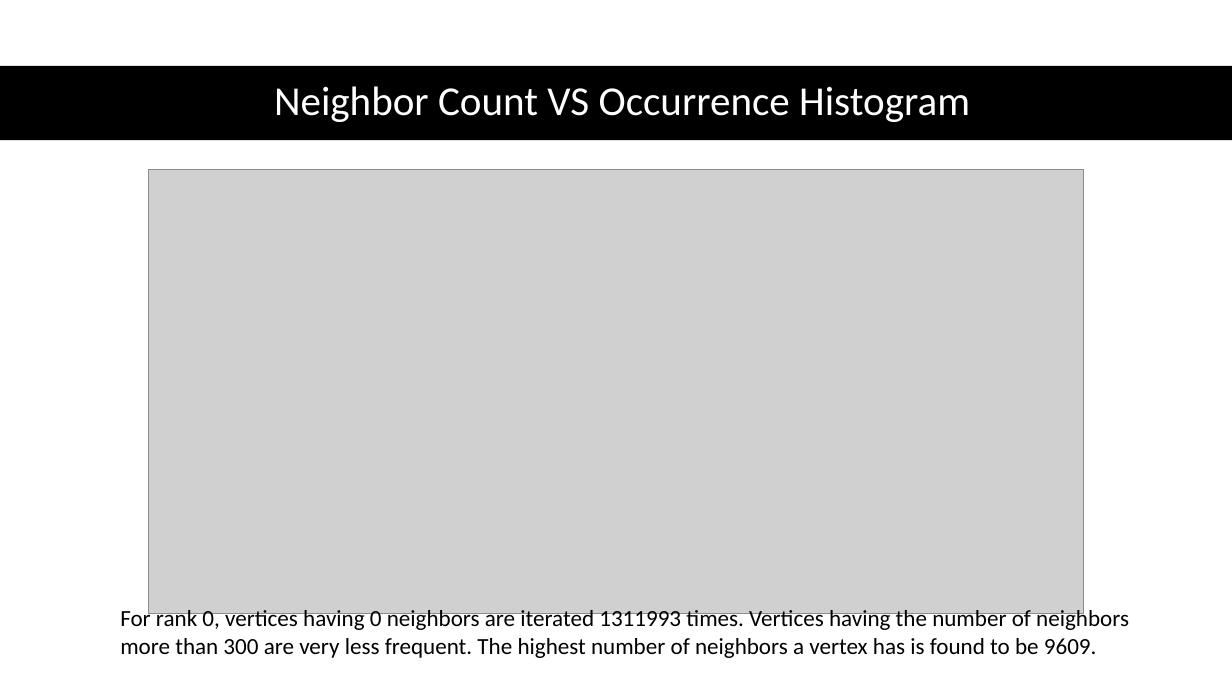
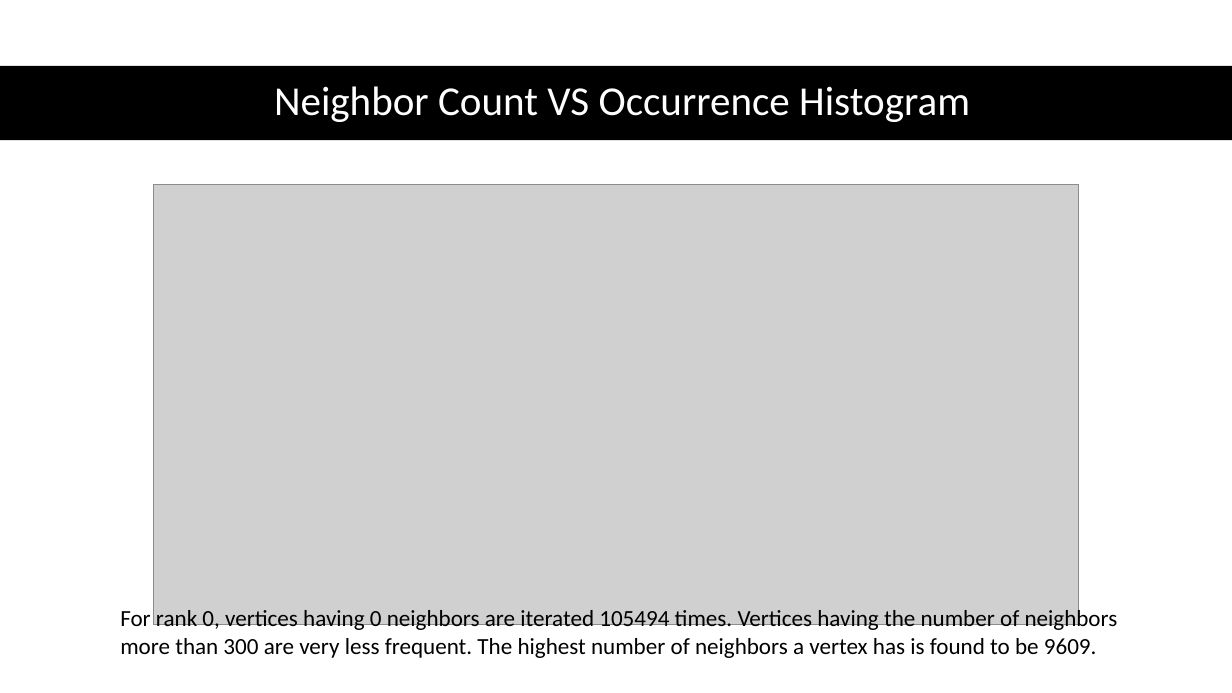
Before and after one commit to jshalf/P38-IUSG-Graphs, a slide deck: slide 5 of Faysal/Weekly_Meeting_210425.pptx. Drawn at 1232x693 pixels with LibreOffice and Linux fonts; fonts in the diff are those of the drawing; grey boxes stand for pictures. Boxes give left, top, right and bottom in pixels: in the first picture for what was removed or moved away, otherwise in the second. Text is boxed around its words. In the diff, an @@ line names an element or a change of style, - is before the commit and + after.

Commit message:
Correcting the histogram plots of the presenation slides of April 25 and April 30. Uploading the slides of the meeting on May 07

```diff
--- a/Faysal/Weekly_Meeting_210425.pptx
+++ b/Faysal/Weekly_Meeting_210425.pptx
@@ picture: place and size @@
-picture at <box>149,169,1084,614</box>
+picture at <box>153,185,1080,625</box>
@@ text at <box>120,607,1118,658</box>: text changed @@
-For rank 0, vertices having 0 neighbors are iterated 1311993 times. Vertices having the number of neighbors more than 300 are very less frequent. The highest number of neighbors a vertex has is found to be 9609.
+For rank 0, vertices having 0 neighbors are iterated 105494 times. Vertices having the number of neighbors more than 300 are very less frequent. The highest number of neighbors a vertex has is found to be 9609.
```
Also in this commit, not shown: 3 other slides changed, 2 other files.
